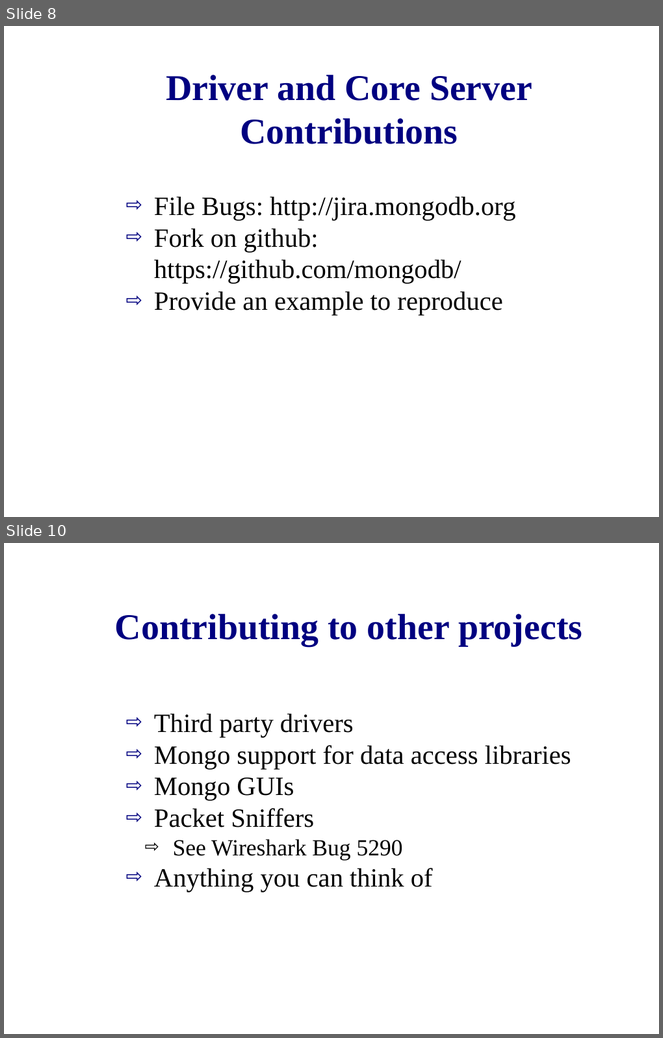
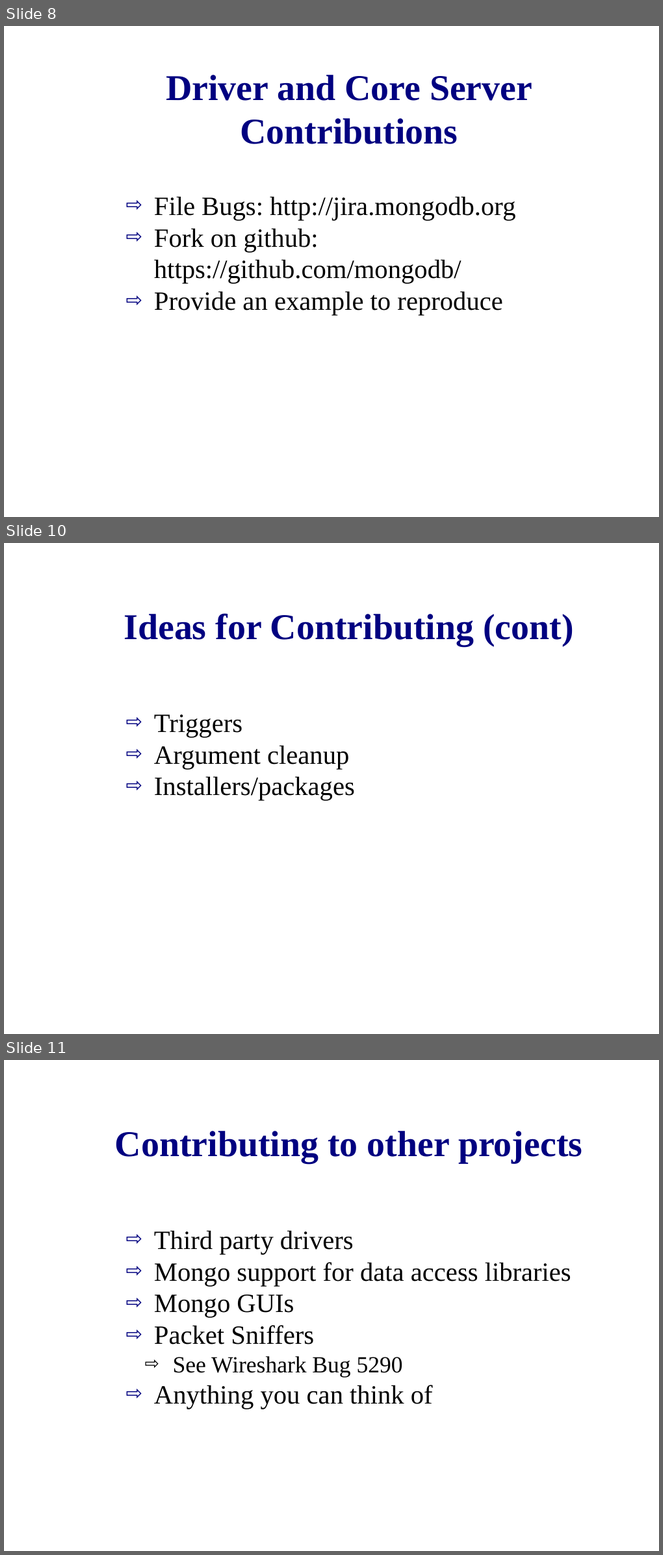
Before and after one commit to zippy1981/TalkMaterials, a slide deck: MongoDC/Tips for Getting Involved as a Contributor.odp. Shown one above the other, each under a label of ours: slides 8 and 10 before the commit, slides 8, 10 and 11 after it; the slides between them are not shown. The pictures are 663x1038 and 663x1555 pixels, drawn with LibreOffice and Linux fonts; fonts in the diff are those of the drawing; background and template pictures are left out. Boxes give left, top, right and bottom in pixels: in the first picture for what was removed or moved away, otherwise in the second. Text is boxed around its words. In the diff, an @@ line names an element or a change of style, - is before the commit and + after.

```diff
--- a/MongoDC/Tips for Getting Involved as a Contributor.odp
+++ b/MongoDC/Tips for Getting Involved as a Contributor.odp
@@ slide 10 added at bbox=[4, 543, 659, 1034], background #FFFFFF @@
@@ title added at bbox=[124, 613, 574, 646], 44 pt, text #000080, bold @@
+Ideas for Contributing (cont)
@@ text added at bbox=[154, 715, 355, 801], 32 pt, text #000000 @@
+⇨ Triggers
+⇨ Argument cleanup
+⇨ Installers/packages
@@ what was slide 10 is now slide 11 @@
```
Also in this commit, not shown: 2 slides changed.
